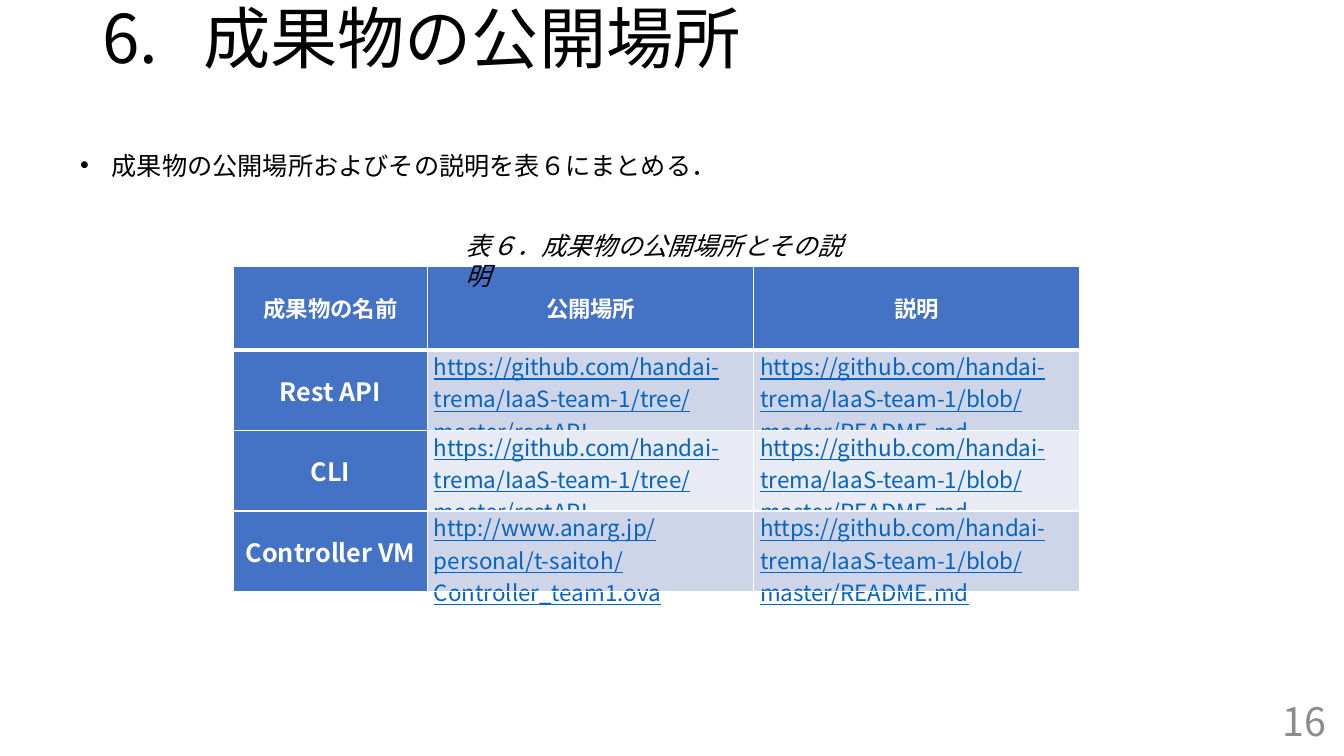
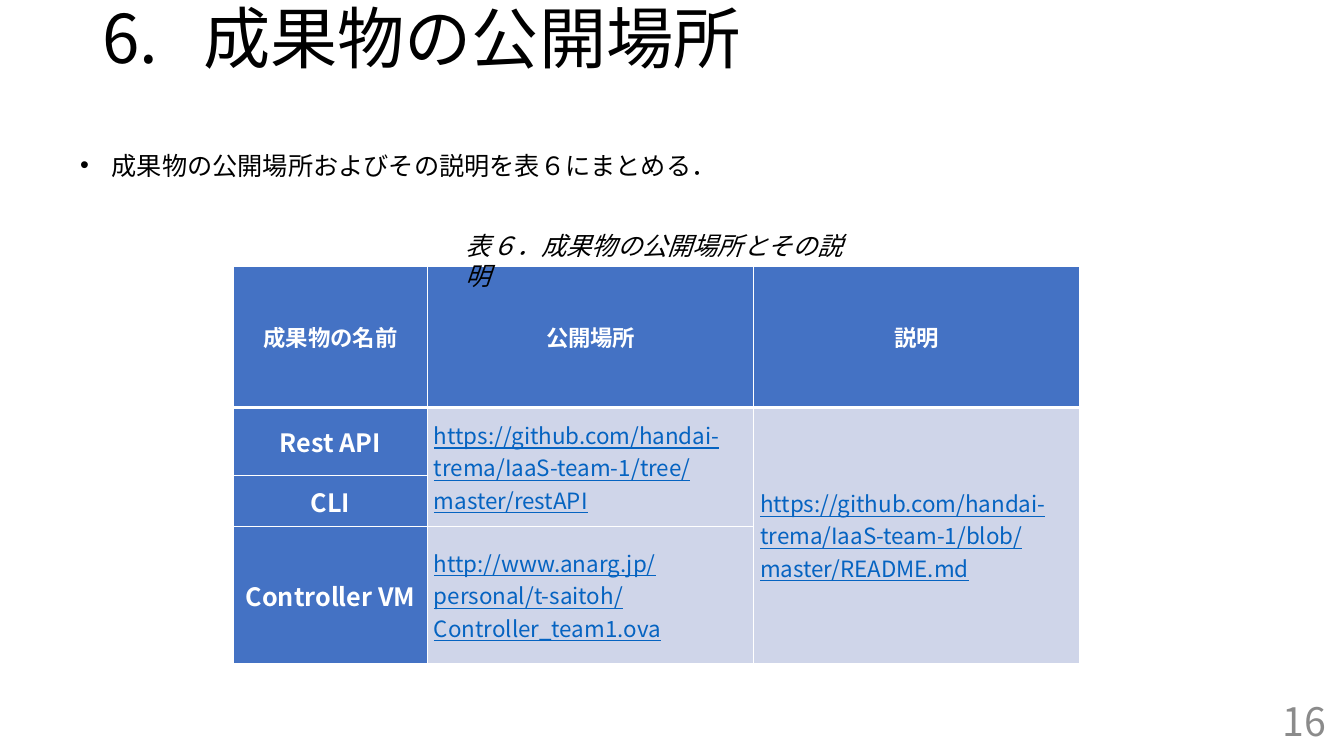
Before and after one commit to handai-trema/IaaS-team-1, a slide deck: slide 16 of FinalReport_team1.pptx. Drawn at 1344x756 pixels with LibreOffice and Linux fonts; fonts in the diff are those of the drawing. Boxes give left, top, right and bottom in pixels: in the first picture for what was removed or moved away, otherwise in the second. Text is boxed around its words. In the diff, an @@ line names an element or a change of style, - is before the commit and + after.

Commit message:
Edit the final slide.

```diff
--- a/FinalReport_team1.pptx
+++ b/FinalReport_team1.pptx
@@ table at (233, 266, 1081, 663) @@
-row 3, column 2: https://github.com/handai-trema/IaaS-team-1/tree/master/restAPI
+row 3, column 2: 
-row 3, column 3: https://github.com/handai-trema/IaaS-team-1/blob/master/README.md
+row 3, column 3: 
-row 4, column 3: https://github.com/handai-trema/IaaS-team-1/blob/master/README.md
+row 4, column 3: 
```
